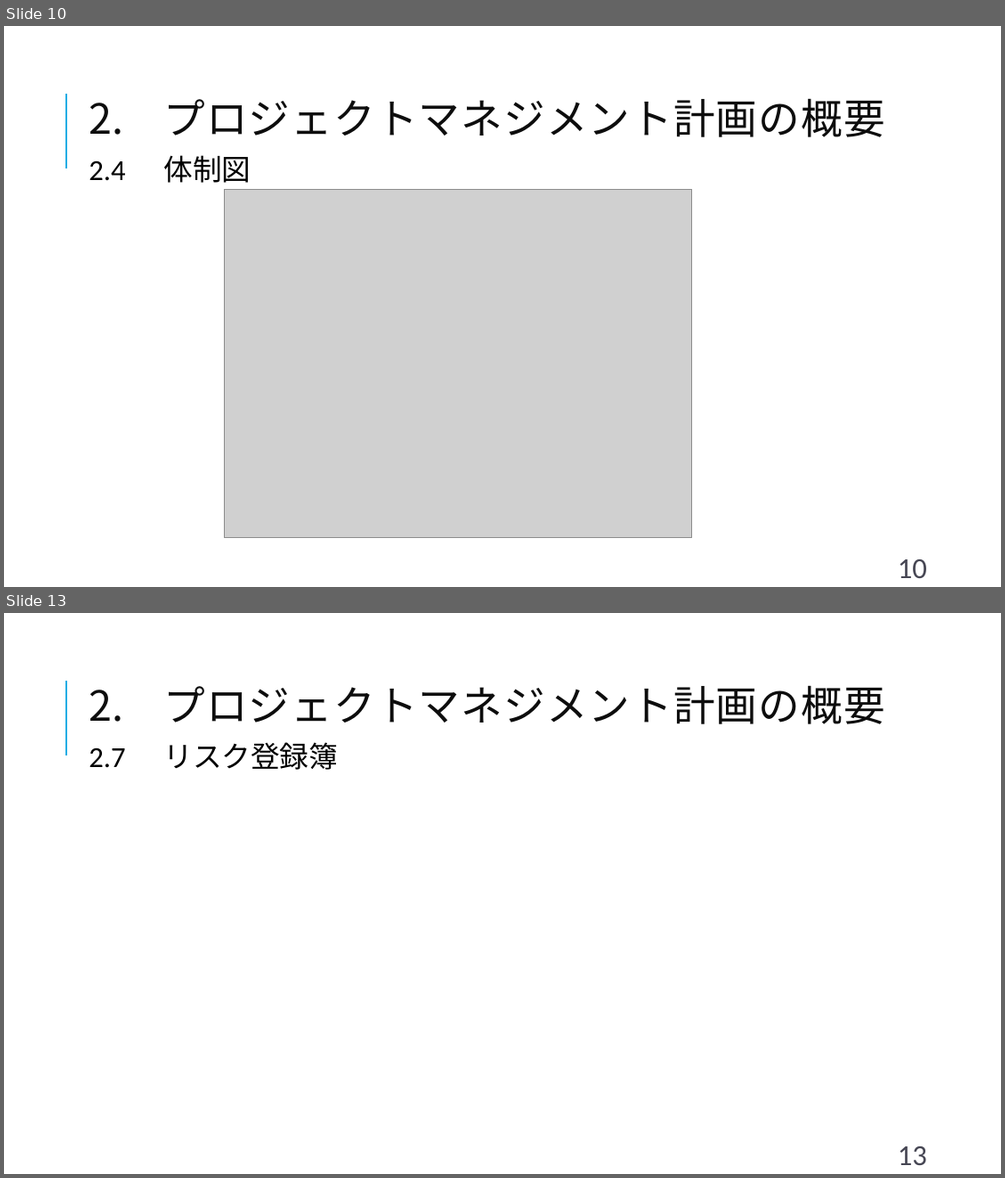
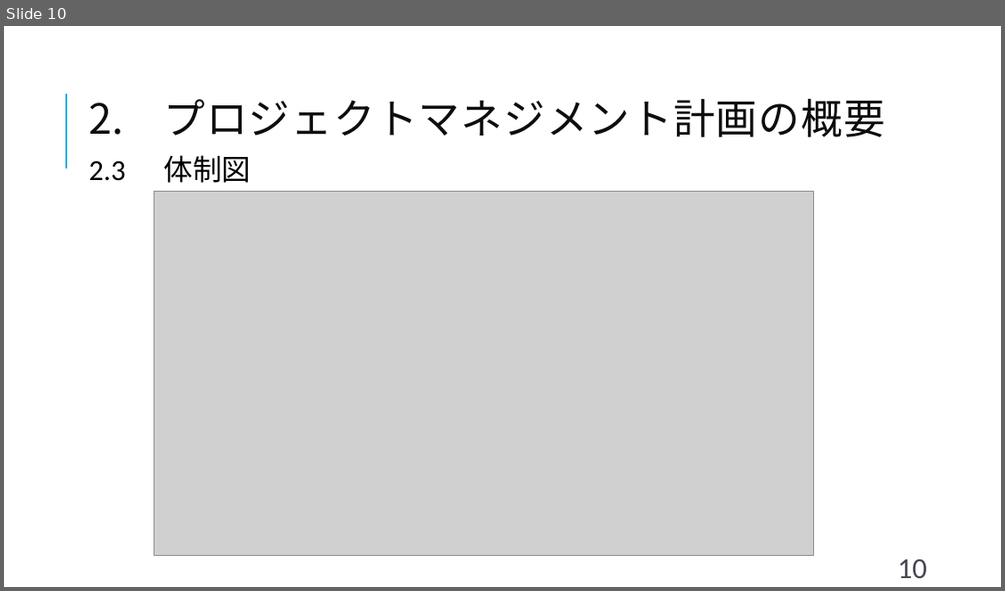
Before and after one commit to shimoda-a/pmpractice, a slide deck: yabuki-a/PM演習矢吹a/PM演習_中間報告_矢吹研A班.pptx. Shown one above the other, each under a label of ours: slides 10 and 13 before the commit, slide 10 after it; the slides between them are not shown. The pictures are 1005x1178 and 1005x591 pixels, drawn with LibreOffice and Linux fonts; fonts in the diff are those of the drawing; grey boxes stand for pictures. Boxes give left, top, right and bottom in pixels: in the first picture for what was removed or moved away, otherwise in the second. Text is boxed around its words. In the diff, an @@ line names an element or a change of style, - is before the commit and + after.

```diff
--- a/yabuki-a/PM演習矢吹a/PM演習_中間報告_矢吹研A班.pptx
+++ b/yabuki-a/PM演習矢吹a/PM演習_中間報告_矢吹研A班.pptx
@@ slide 13 removed at <box>4,613,1001,1174</box>, background #FFFFFF; not listed: 1 template element that a slide beside it also shows @@
@@ text removed at <box>164,685,885,724</box> @@
-2. プロジェクトマネジメント計画の概要
@@ text removed at <box>89,742,338,770</box> @@
-2.7 リスク登録簿
@@ page number removed at <box>898,1146,927,1165</box> @@
-13
@@ slide 10 changed as well @@
@@ text at <box>89,155,251,183</box>: text changed @@
-2.4 体制図
+2.3 体制図
@@ picture: place and size @@
-picture at <box>224,189,692,538</box>
+picture at <box>154,191,814,555</box>
```
Also in this commit, not shown: 9 other slides changed, 3 slides added, 4 other slides removed, 1 other file.
